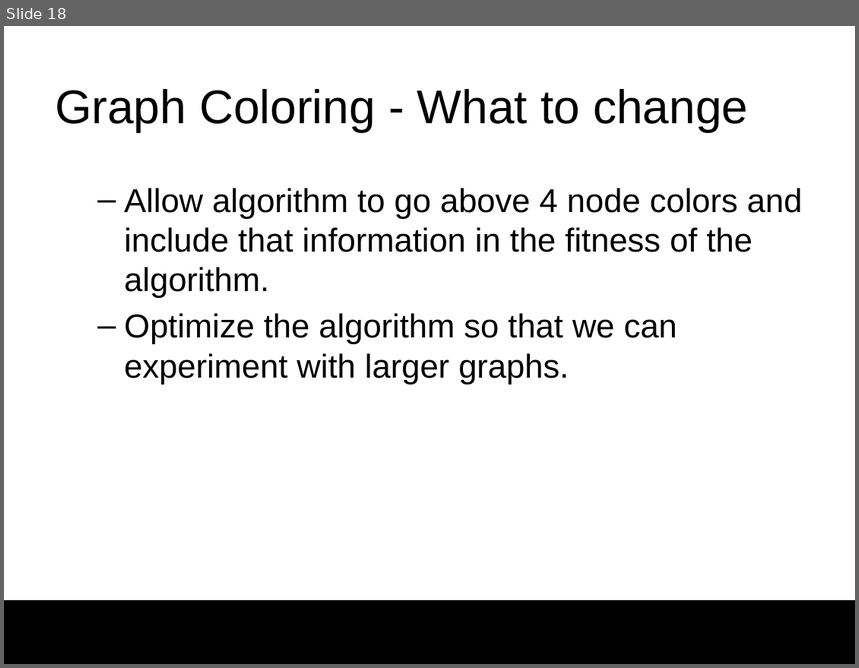
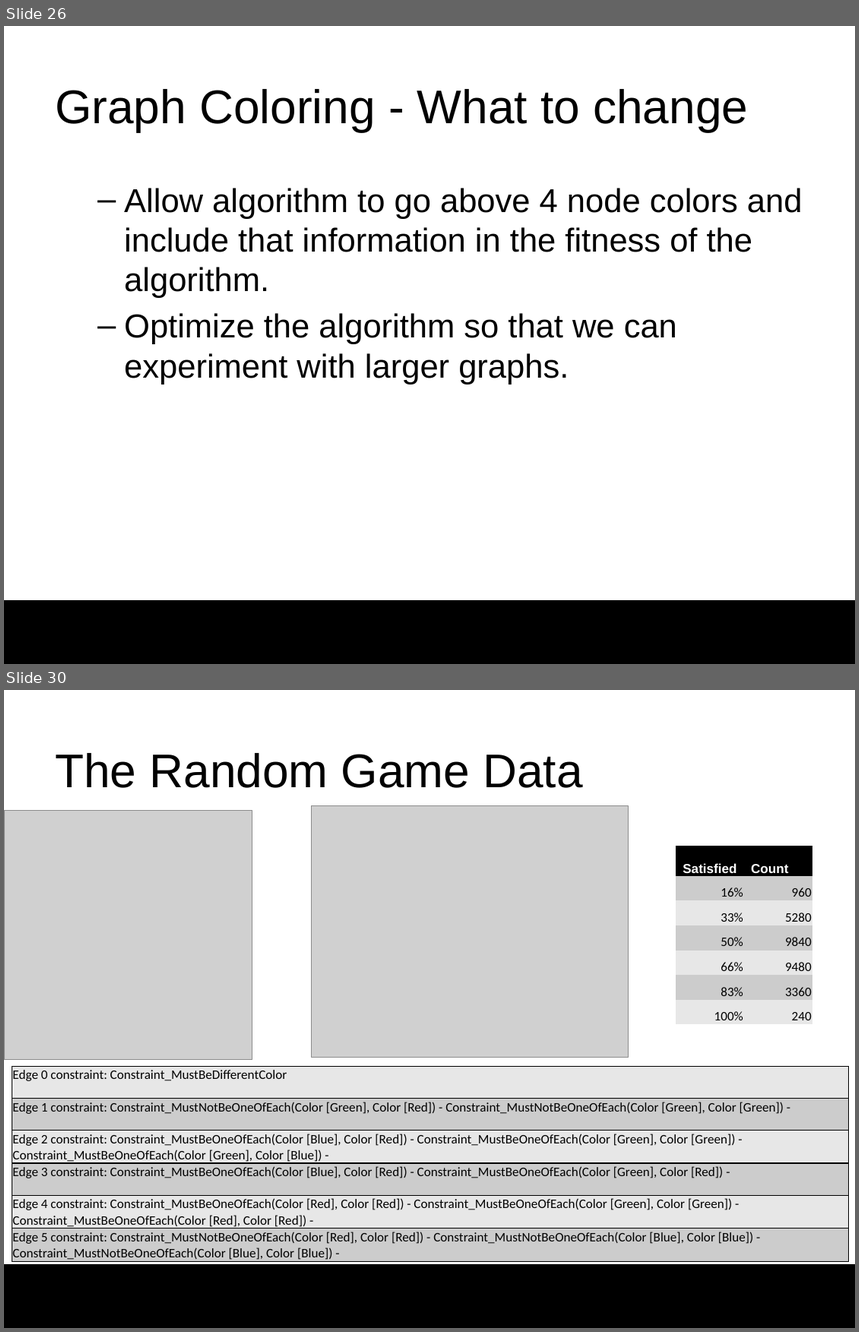
Before and after one commit to darrare/MS-Thesis, a slide deck: Documentation/Presentation.pptx. Shown one above the other, each under a label of ours: slide 18 before the commit, slides 26 and 30 after it; the slides between them are not shown. The pictures are 859x668 and 859x1332 pixels, drawn with LibreOffice and Linux fonts; fonts in the diff are those of the drawing; grey boxes stand for pictures; background and template pictures are left out. Boxes give left, top, right and bottom in pixels: in the first picture for what was removed or moved away, otherwise in the second. Text is boxed around its words. In the diff, an @@ line names an element or a change of style, - is before the commit and + after.

```diff
--- a/Documentation/Presentation.pptx
+++ b/Documentation/Presentation.pptx
@@ slide 30 added at <box>4,690,855,1328</box>, background #FFFFFF; not listed: 1 template element that a slide beside it also shows @@
@@ title added at <box>55,753,582,788</box>, 40 pt, text #000000 @@
+The Random Game Data
@@ picture added at <box>4,811,253,1060</box> @@
@@ picture added at <box>311,806,628,1057</box> @@
@@ table added at <box>677,846,813,1027</box>, 7 rows, 2 columns @@
+Satisfied | Count
+16% | 960
+33% | 5280
+50% | 9840
+66% | 9480
+83% | 3360
+100% | 240
@@ table added at <box>12,1066,848,1263</box>, 6 rows, 1 columns @@
+Edge 0 constraint: Constraint_MustBeDifferentColor
+Edge 1 constraint: Constraint_MustNotBeOneOfEach(Color [Green], Color [Red]) - Constraint_MustNotBeOneOfEach(Color [Green], Color [Green]) -
+Edge 2 constraint: Constraint_MustBeOneOfEach(Color [Blue], Color [Red]) - Constraint_MustBeOneOfEach(Color [Green], Color [Green]) - Constraint_MustBeOneOfEach(Color [Green], Color [Blue]) -
+Edge 3 constraint: Constraint_MustBeOneOfEach(Color [Blue], Color [Red]) - Constraint_MustBeOneOfEach(Color [Green], Color [Red]) -
+Edge 4 constraint: Constraint_MustBeOneOfEach(Color [Red], Color [Red]) - Constraint_MustBeOneOfEach(Color [Green], Color [Green]) - Constraint_MustBeOneOfEach(Color [Red], Color [Red]) -
+Edge 5 constraint: Constraint_MustNotBeOneOfEach(Color [Red], Color [Red]) - Constraint_MustNotBeOneOfEach(Color [Blue], Color [Blue]) - Constraint_MustNotBeOneOfEach(Color [Blue], Color [Blue]) -
@@ what was slide 18 is now slide 26 @@
```
Also in this commit, not shown: 12 slides changed, 15 other slides added, 1 slide removed, 2 other files.
